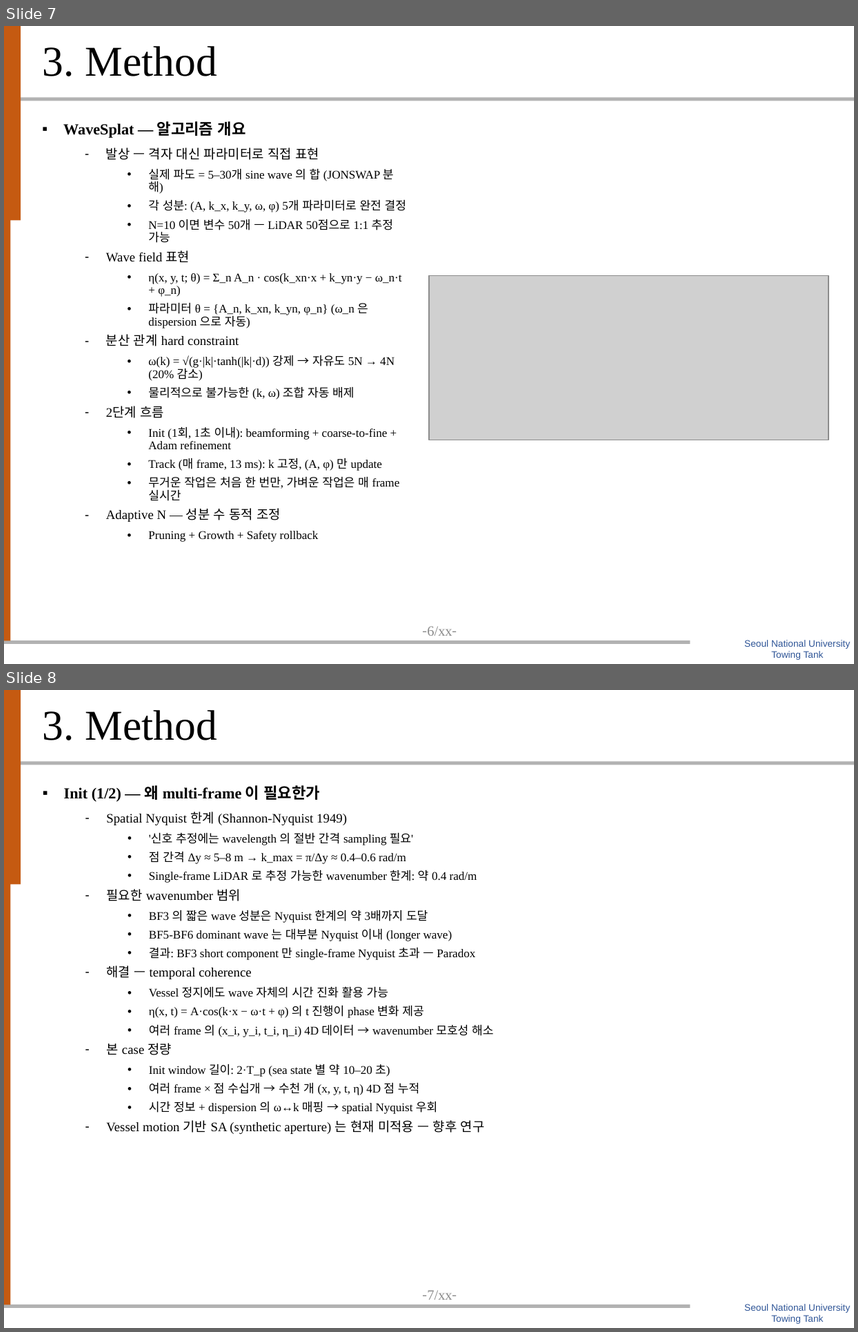
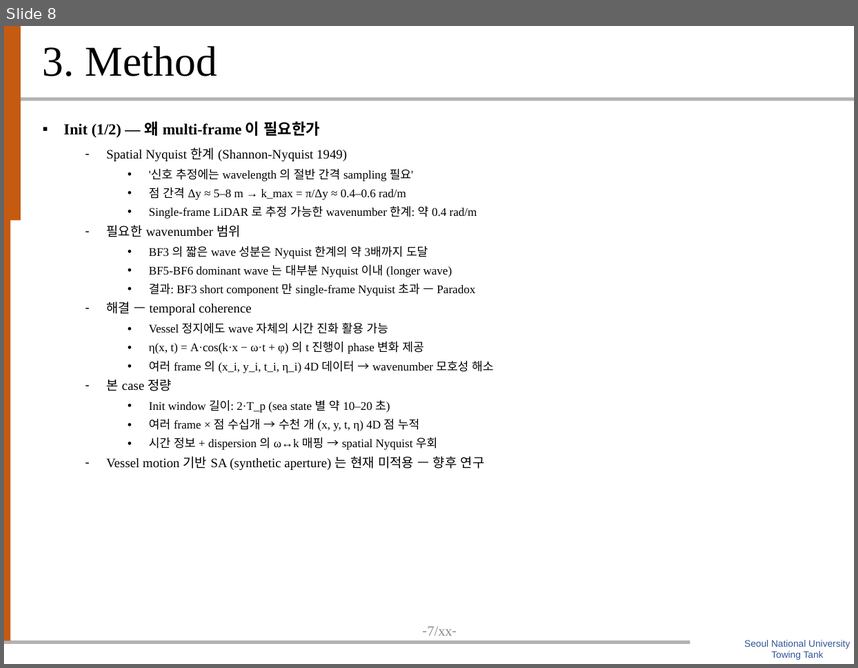
Before and after one commit to SAEYONGPARK94/wavesplat, a slide deck: wavesplat/docs/labmeeting_20260513_박세용_20min.pptx. Shown one above the other, each under a label of ours: slides 7 and 8 before the commit, slide 8 after it. The pictures are 858x1332 and 858x668 pixels, drawn with LibreOffice and Linux fonts; fonts in the diff are those of the drawing; grey boxes stand for pictures; background and template pictures are left out. Boxes give left, top, right and bottom in pixels: in the first picture for what was removed or moved away, otherwise in the second. Text is boxed around its words. In the diff, an @@ line names an element or a change of style, - is before the commit and + after.

```diff
--- a/wavesplat/docs/labmeeting_20260513_박세용_20min.pptx
+++ b/wavesplat/docs/labmeeting_20260513_박세용_20min.pptx
@@ slide 7 removed at bbox=[4, 26, 854, 664], background #FFFFFF; not listed: 6 template elements that a slide beside it also shows @@
@@ title removed at bbox=[43, 46, 218, 76] @@
-3. Method
@@ text removed at bbox=[63, 121, 406, 541] @@
-▪ WaveSplat — 알고리즘 개요
-  – 발상 — 격자 대신 파라미터로 직접 표현
-    • 실제 파도 = 5–30개 sine wave 의 합 (JONSWAP 분해)
-    • 각 성분: (A, k_x, k_y, ω, φ) 5개 파라미터로 완전 결정
-    • N=10 이면 변수 50개 — LiDAR 50점으로 1:1 추정 가능
-  – Wave field 표현
-    • η(x, y, t; θ) = Σ_n A_n · cos(k_xn·x + k_yn·y − ω_n·t + φ_n)
-    • 파라미터 θ = {A_n, k_xn, k_yn, φ_n} (ω_n 은 dispersion 으로 자동)
-  – 분산 관계 hard constraint
-    • ω(k) = √(g·|k|·tanh(|k|·d)) 강제 → 자유도 5N → 4N (20% 감소)
-    • 물리적으로 불가능한 (k, ω) 조합 자동 배제
-  – 2단계 흐름
-    • Init (1회, 1초 이내): beamforming + coarse-to-fine + Adam refinement
-    • Track (매 frame, 13 ms): k 고정, (A, φ) 만 update
-    • 무거운 작업은 처음 한 번만, 가벼운 작업은 매 frame 실시간
-  – Adaptive N — 성분 수 동적 조정
-    • Pruning + Growth + Safety rollback
@@ picture removed at bbox=[429, 275, 829, 439] @@
```
Also in this commit, not shown: 3 slides changed, 2 slides added, 1 other slide removed, 22 other files.
